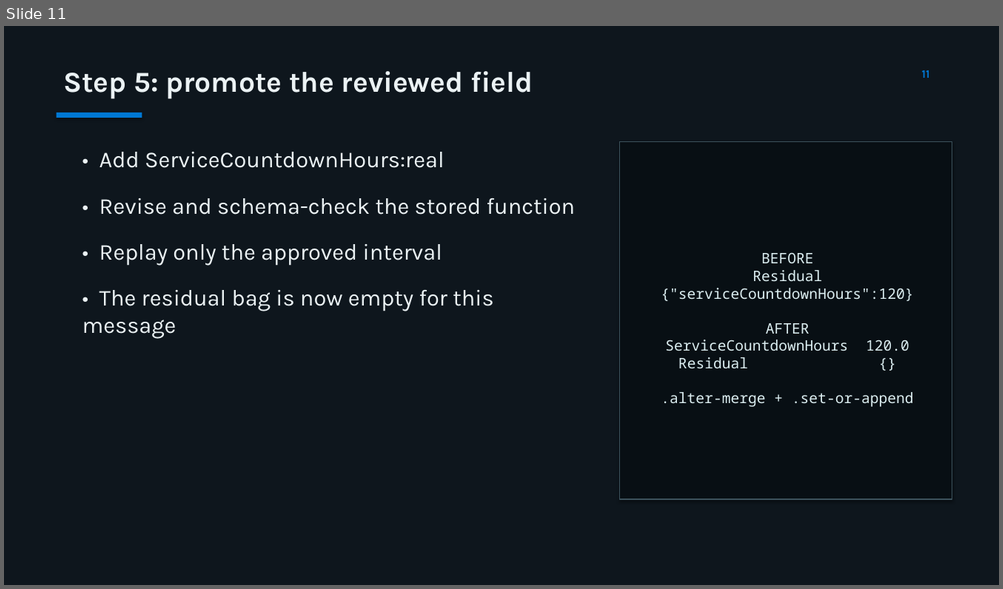
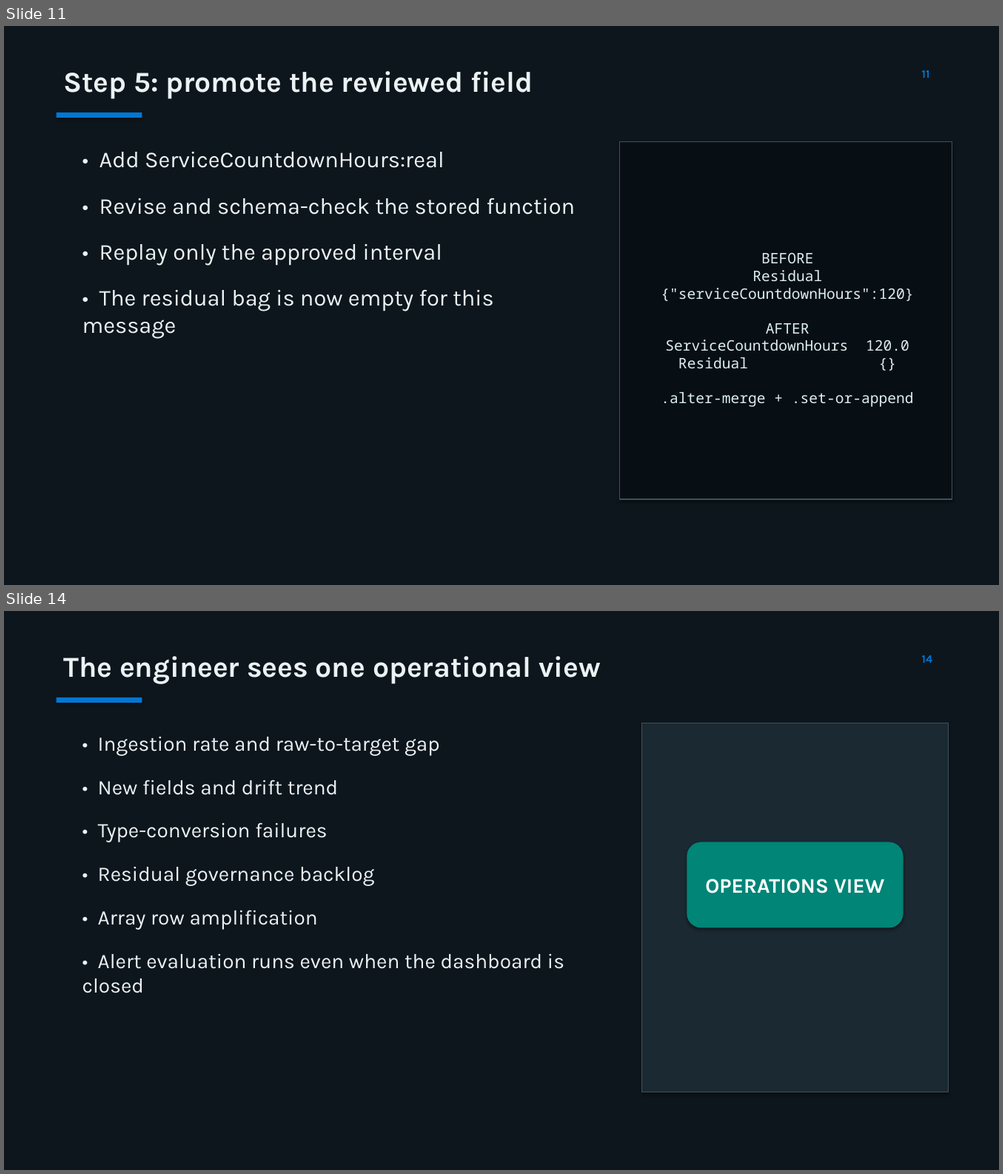
Before and after one commit to MatthieuLefebvre/eventhouse-schema-drift-reference, a slide deck: presentation/eventhouse-schema-drift-reference.pptx. Shown one above the other, each under a label of ours: slide 11 before the commit, slides 11 and 14 after it; the slides between them are not shown. The pictures are 1003x589 and 1003x1174 pixels, drawn with LibreOffice and Linux fonts; fonts in the diff are those of the drawing. Boxes give left, top, right and bottom in pixels: in the first picture for what was removed or moved away, otherwise in the second. Text is boxed around its words. In the diff, an @@ line names an element or a change of style, - is before the commit and + after.

Commit message:
Add drift alerting and operations dashboard

```diff
--- a/presentation/eventhouse-schema-drift-reference.pptx
+++ b/presentation/eventhouse-schema-drift-reference.pptx
@@ slide 14 added at [4,611,999,1170], background #0E161D @@
@@ text added at [63,656,601,684], 28 pt, text #EBF2F4, bold @@
+The engineer sees one operational view
@@ text added at [922,655,933,663], 11 pt, text #0078D4, bold @@
+14
@@ rectangle added at [57,698,142,703], fill #0078D4 @@
@@ text added at [82,736,564,994], 20 pt, text #EBF2F4 @@
+• Ingestion rate and raw-to-target gap
+• New fields and drift trend
+• Type-conversion failures
+• Residual governance backlog
+• Array row amplification
+• Alert evaluation runs even when the dashboard is closed
@@ rectangle added at [642,723,948,1092], fill #1B2932, outline #3C525C 0.75 pt @@
@@ rounded rectangle added at [687,843,903,928], fill #008577, 20 pt, text #FFFFFF, bold @@
+OPERATIONS VIEW
```
Also in this commit, not shown: 1 slide changed, 3 other slides added, 7 other files.
